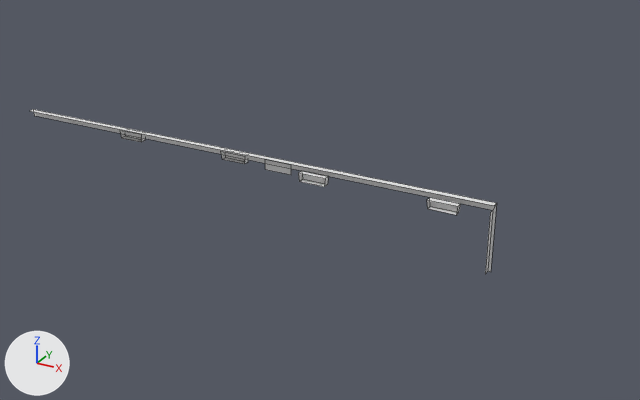
One commit to the FBX model Assets/Resources/Obstacles/Traffic Light/Model/Traffic Light Model.fbx: the scene before it, then after it.
Camera for both pictures: a 50 mm camera at (13.44, -17.33, 9.06) aimed at (4.18, -0.49, 0.65). Arrows for +X, +Y and +Z are at lower left; the lights stay in place. Mesh edges are drawn as thin lines. Where no turn or scale is listed for an object, it has been applied to the vertices.
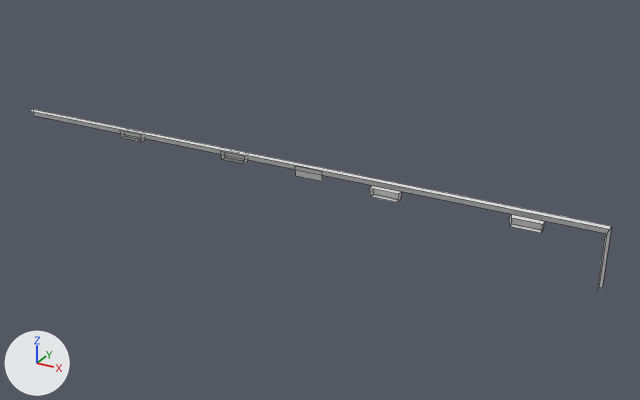
The newer file is also turned or shifted as a whole; pictures and numbers use the older file's frame.

Where the change shows, as pixel boxes [x1, y1, x2, y2] in the pictures (640 x 400 px; the box of a moved part takes in the faces that stretch with it):
'Cube.016', reshaped (24% wider, 10% taller): before [30, 109, 497, 274]; after [30, 109, 611, 290]
part 1 of me_cube_017, moved or reshaped: before [427, 198, 461, 215]; after [509, 214, 545, 233]
part 2 of me_cube_017, moved or reshaped: before [265, 163, 291, 175]; after [296, 170, 322, 181]
part 3 of me_cube_017, moved or reshaped: before [298, 171, 329, 187]; after [369, 186, 401, 202]
part 4 of me_cube_017, moved or reshaped: before [137, 133, 497, 274]; after [137, 133, 611, 290]

The change in detail:
me_cube_017 has 46 vertices, 25 faces and spans x -4.5..8.55, y -1.18..-0.7, z 0.02..1.64.
me_cube_017 is used by ob_cube_016; location (0.0, 0.0, 0.0).
Before the commit, vertices of me_cube_017: 1 (8.55, -1.01, 1.64) at pixel (494, 205), 3 (8.55, -0.85, 1.64) at pixel (496, 202), 7 (8.47, -0.85, 1.46) at pixel (492, 210), 8 (8.47, -1.01, 1.46) at pixel (490, 212), 9 (8.55, -0.85, 0.02) at pixel (490, 272).
Before the commit, vertices of me_cube_017: 10 (8.47, -0.85, 0.02) at pixel (487, 271), 11 (8.47, -1.01, 0.02) at pixel (485, 274).
me_cube_017 part 1: the loose piece of 8 vertices spanning x 7.14..7.83, y -1.18..-1.03, z 1.33..1.54 is moved by (1.79, 0.0, 0.0).
me_cube_017 part 2: the loose piece of 4 vertices spanning x 2.89..3.6, y -0.82, z 1.29..1.54 is moved by (0.83, 0.0, 0.0).
me_cube_017 part 3: the loose piece of 8 vertices spanning x 4.0..4.69, y -1.18..-1.03, z 1.33..1.54 is moved by (1.79, 0.0, 0.0).
Part 4, on me_cube_017:
Vertices 1, 3, 7, 8 of me_cube_017 move by (2.32, 0.0, 0.0).
Vertices 9, 10, 11 of me_cube_017 move by (2.32, 0.0, 0.23).
